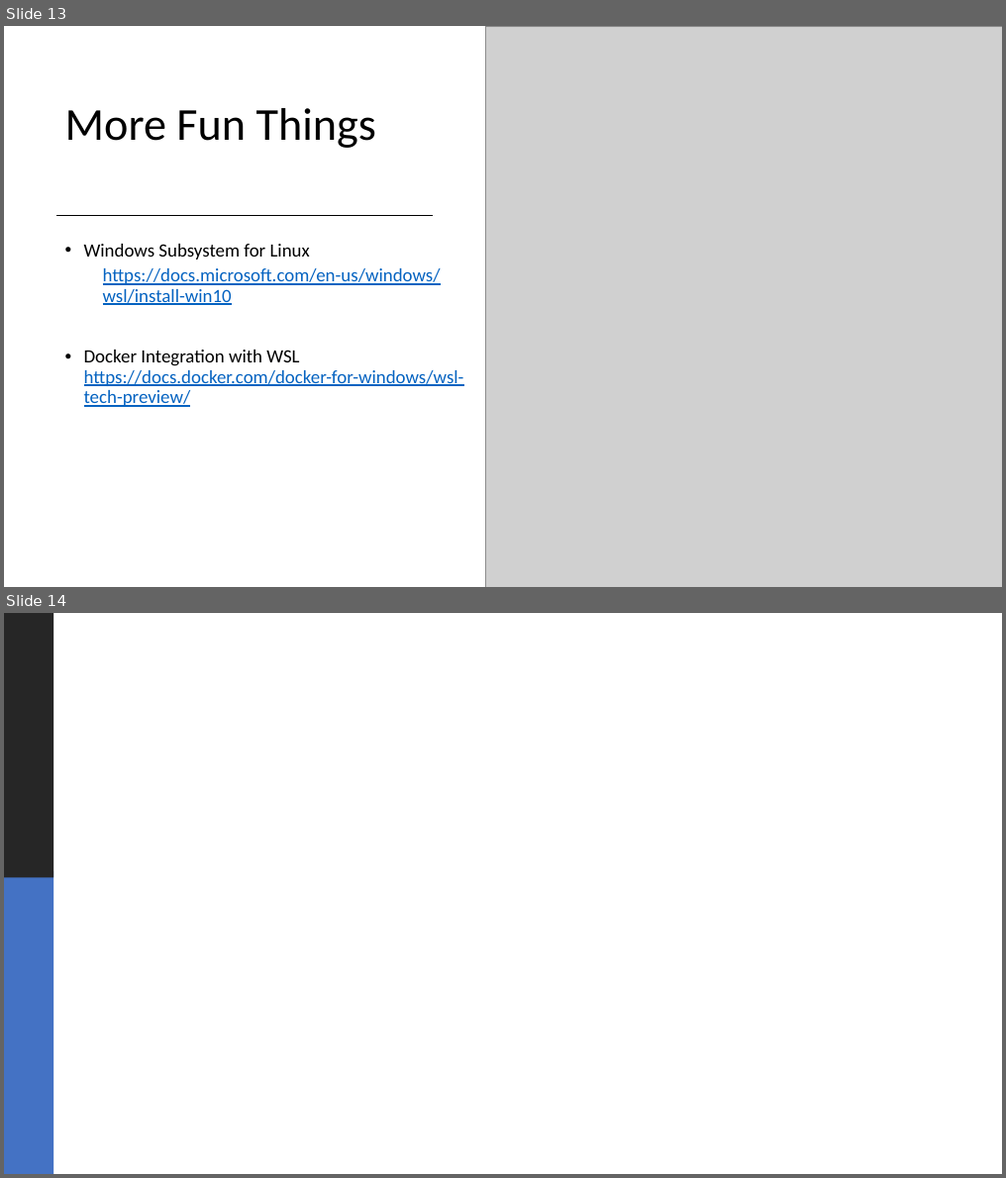
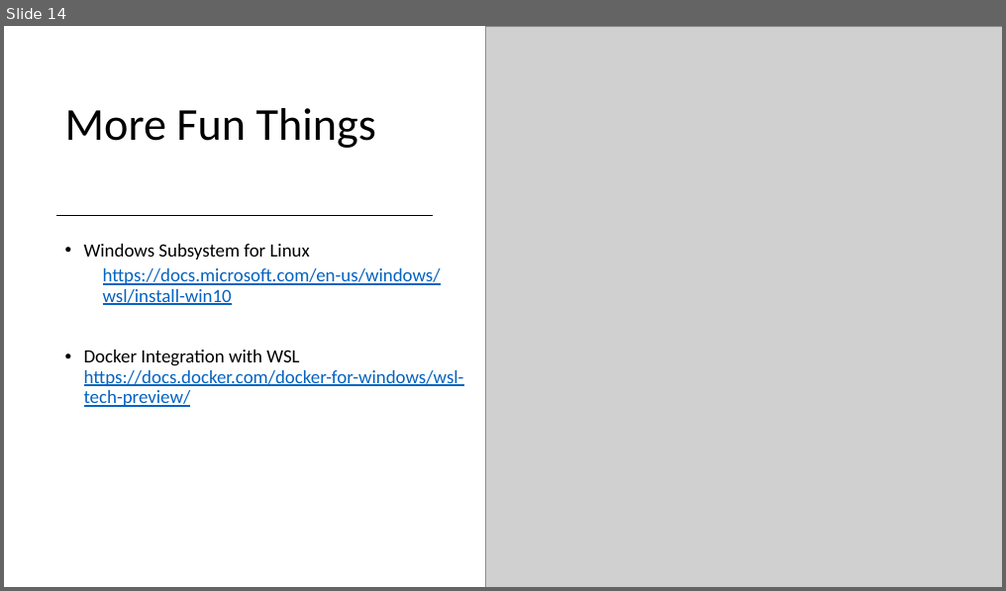
Before and after one commit to chlsmith/sql-on-docker, a slide deck: sql-on-docker.pptx. Shown one above the other, each under a label of ours: slides 13 and 14 before the commit, slide 14 after it. The pictures are 1006x1178 and 1006x591 pixels, drawn with LibreOffice and Linux fonts; fonts in the diff are those of the drawing; grey boxes stand for pictures; background and template pictures are left out. Boxes give left, top, right and bottom in pixels: in the first picture for what was removed or moved away, otherwise in the second. Text is boxed around its words. In the diff, an @@ line names an element or a change of style, - is before the commit and + after.

```diff
--- a/sql-on-docker.pptx
+++ b/sql-on-docker.pptx
@@ slide 14 removed at bbox=[4, 613, 1002, 1174], background picture (left out) @@
@@ rectangle removed at bbox=[4, 613, 54, 878] @@
@@ group removed at bbox=[101, 619, 198, 638]: 20 ellipses @@
@@ rectangle removed at bbox=[4, 871, 54, 1174] @@
@@ what was slide 13 is now slide 14 @@
```
Also in this commit, not shown: 1 slide changed, 2 slides added.
